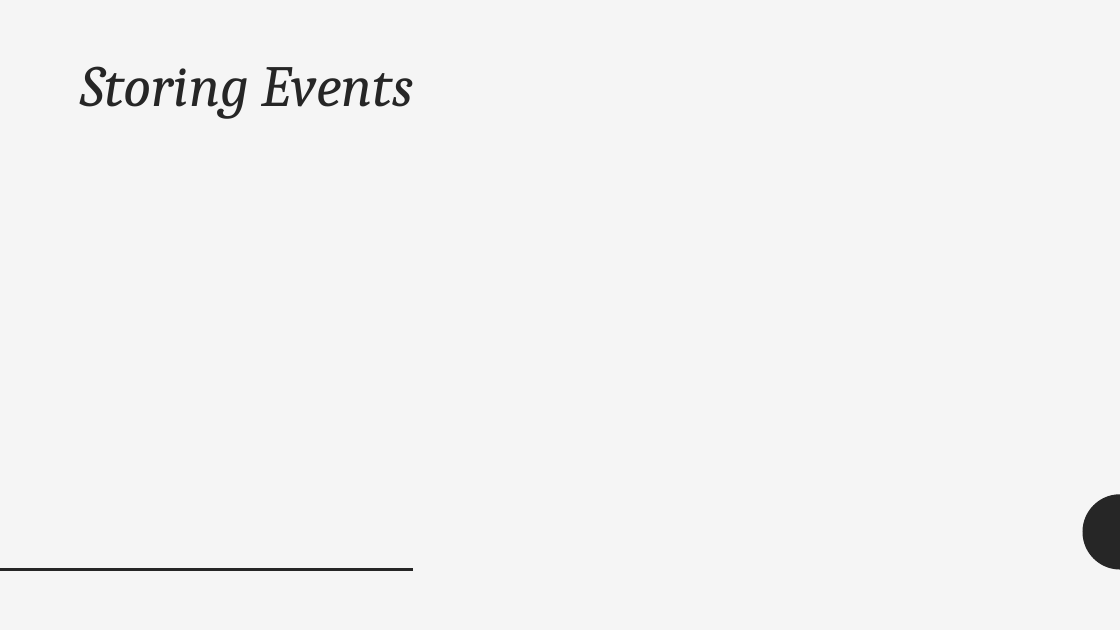
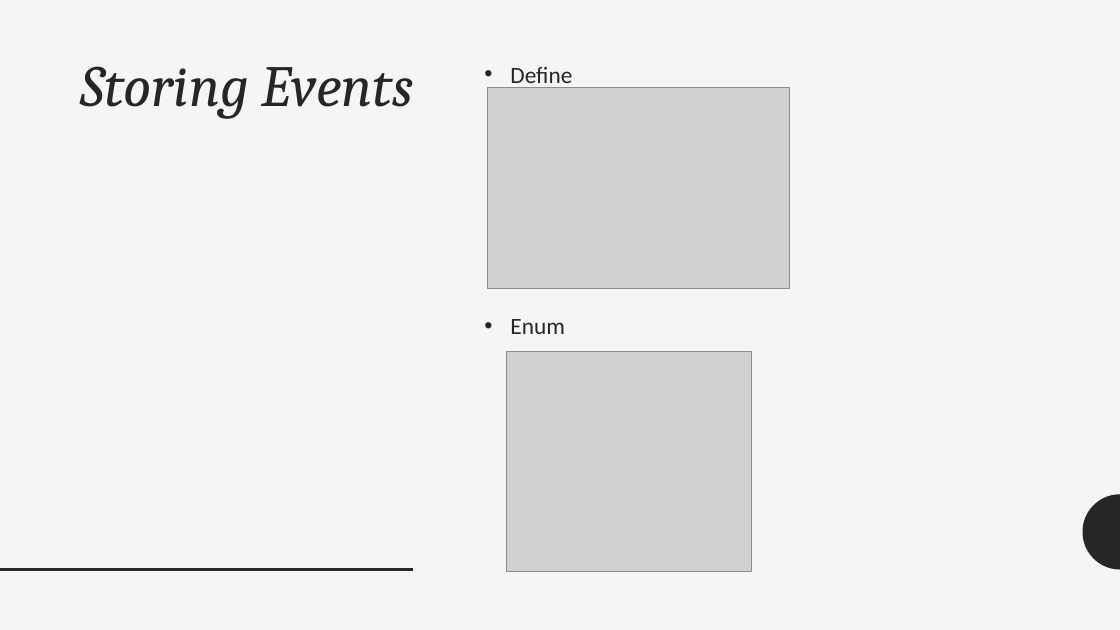
Before and after one commit to manuwira/intro_Team6, a slide deck: slide 12 of PräsentationIntro.pptx. Drawn at 1120x630 pixels with LibreOffice and Linux fonts; fonts in the diff are those of the drawing; grey boxes stand for pictures. Boxes give left, top, right and bottom in pixels: in the first picture for what was removed or moved away, otherwise in the second. Text is boxed around its words. In the diff, an @@ line names an element or a change of style, - is before the commit and + after.

```diff
--- a/PräsentationIntro.pptx
+++ b/PräsentationIntro.pptx
@@ picture added at <box>487,87,790,288</box> @@
@@ text added at <box>510,67,572,334</box>, 20 pt, text #262626 @@
+• Define
+• Enum
@@ picture added at <box>507,351,751,572</box> @@
```
Also in this commit, not shown: 2 other slides changed.
